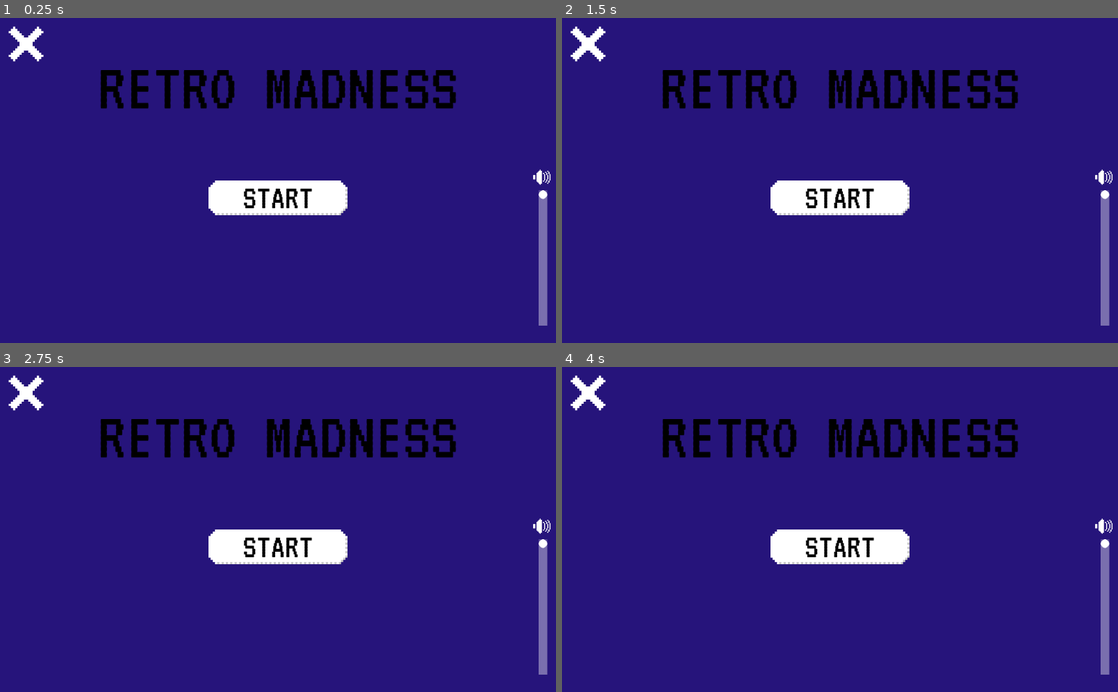
Above: before the commit, frames 1-4 (two rows, left to right).
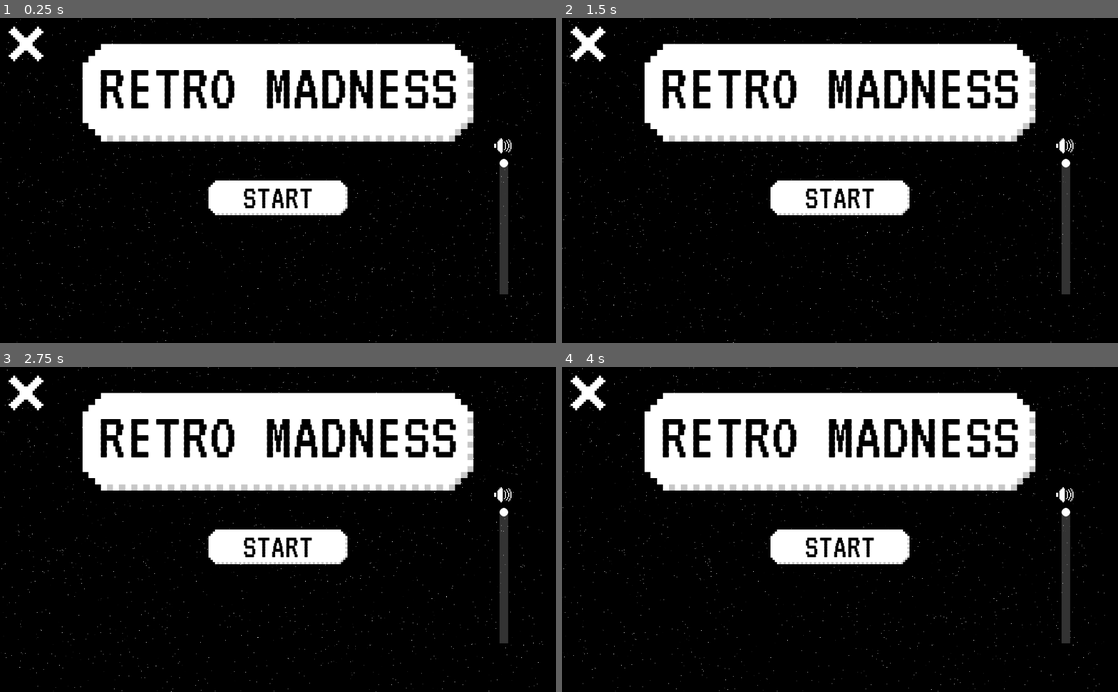
Above: after the commit, the same moments.

Repository: MetRiko/TK-Jam-2022
Game: Godot game, scene res://Scenes/UI.tscn
Two runs of this game, one before a commit and one after it. Both use one fixed random seed, a clock stepped at 60 frames per second and the inputs below. This scene is started directly instead of the project's main scene.
Inputs:
- Up to frame 1 (0.25 s): no input
- Up to frame 2 (1.5 s): click "Start" at 0.5 s; click "Start" at 1.25 s
- Up to frame 3 (2.75 s): click "Start" at 2 s
- Up to frame 4 (4 s): no input

The runs differ from the first frame. In frame 1, 94% of the frame differs, in the area x 0-100%, y 0-100%; in frame 2, 94%; in frame 3, 94%; in frame 4, 94%.

Commit message:
Add UI shader

Diff:
--- a/Scenes/UI.tscn
+++ b/Scenes/UI.tscn
@@ -7,6 +7,42 @@
 [ext_resource path="res://Sprites/pixelVolumeSymbol.png" type="Texture" id=5]
 [ext_resource path="res://Sprites/pixelCrossSymbol.png" type="Texture" id=6]
 [ext_resource path="res://Scripts/Volume.gd" type="Script" id=7]
+[ext_resource path="res://Sprites/buttonSprite.png" type="Texture" id=8]
+
+[sub_resource type="Shader" id=2]
+code = "shader_type canvas_item;
+
+uniform vec4 bg_color: hint_color;
+
+float rand(vec2 st) {
+    return fract(sin(dot(st.xy, vec2(12.9898,78.233))) * 43758.5453123);
+}
+
+void fragment() {
+	float size = 1000.0;
+	float prob = 0.9;
+	vec2 pos = floor(1.0 / size * FRAGCOORD.xy);
+	float color = 0.0;
+	float starValue = rand(pos);
+
+	if (starValue > prob)
+	{
+		vec2 center = size * pos + vec2(size, size) * 0.5;
+		float t = 0.9 + 0.2 * sin(TIME * 8.0 + (starValue - prob) / (1.0 - prob) * 45.0);
+		color = 1.0 - distance(FRAGCOORD.xy, center) / (0.5 * size);
+		color = color * t / (abs(FRAGCOORD.y - center.y)) * t / (abs(FRAGCOORD.x - center.x));
+	}
+	else if (rand(SCREEN_UV.xy / 20.0) > 0.996)
+	{
+		float r = rand(SCREEN_UV.xy);
+		color = r * (0.85 * sin(TIME * (r * 5.0) + 720.0 * r) + 0.95);
+	}
+	COLOR = vec4(vec3(color),1.0) + bg_color;
+}"
+
+[sub_resource type="ShaderMaterial" id=3]
+shader = SubResource( 2 )
+shader_param/bg_color = null
 
 [sub_resource type="DynamicFont" id=1]
 size = 128
@@ -19,11 +55,21 @@
 anchor_bottom = 1.0
 
 [node name="TextureRect" type="TextureRect" parent="UI"]
-modulate = Color( 0.152941, 0.0823529, 0.486275, 1 )
+material = SubResource( 3 )
 anchor_right = 1.0
 anchor_bottom = 1.0
 texture = ExtResource( 3 )
 stretch_mode = 1
+
+[node name="TextureRect2" type="TextureRect" parent="UI"]
+anchor_left = 0.5
+anchor_right = 0.5
+margin_left = -360.0
+margin_top = 48.0
+margin_right = 360.0
+margin_bottom = 304.0
+texture = ExtResource( 8 )
+stretch_mode = 5
 
 [node name="Title" type="Label" parent="UI"]
 self_modulate = Color( 0, 0, 0, 1 )
@@ -64,10 +110,10 @@
 anchor_top = 1.0
 anchor_right = 1.0
 anchor_bottom = 1.0
-margin_left = -32.0
-margin_top = -282.0
-margin_right = -16.0
-margin_bottom = -32.0
+margin_left = -104.0
+margin_top = -340.0
+margin_right = -88.0
+margin_bottom = -90.0
 theme = ExtResource( 4 )
 min_value = -60.0
 max_value = 0.0
Not shown: 1 places in Scenes/UI.tscn that only renumber resources
Binary file added: Sprites/noise_combined.png
Not shown, added: Sprites/noise_combined.png.import
